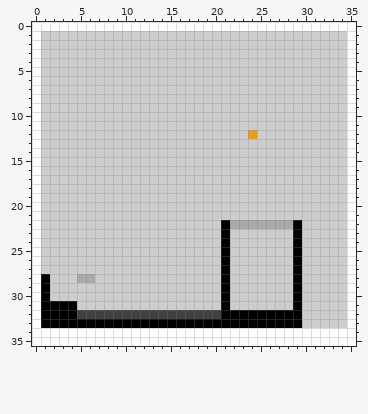
Edited in one commit: pixel-art sprite (AridArnold/Content/Campaigns/MainCampaign/Levels/0113.png). This is how it looked before the edit.
The file is 36x36 pixels.
Now the later version:
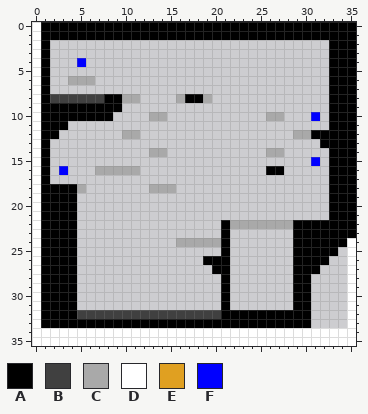
Palette (. is transparent): A #000000  B #404040  C #a9a9a9  D #ffffff  E #e0a021  F #0000ff
From old to new:
@@ x 0..35 @@
- 0 DDDDDDDDDDDDDDDDDDDDDDDDDDDDDDDDDDDD
- 1 D..................................D
- 2 D..................................D
- 3 D..................................D
- 4 D..................................D
- 5 D..................................D
- 6 D..................................D
- 7 D..................................D
- 8 D..................................D
- 9 D..................................D
-10 D..................................D
-11 D..................................D
-12 D.......................E..........D
-13 D..................................D
-14 D..................................D
-15 D..................................D
-16 D..................................D
-17 D..................................D
-18 D..................................D
-19 D..................................D
-20 D..................................D
-21 D..................................D
-22 D....................ACCCCCCCA.....D
-23 D....................A.......A.....D
-24 D....................A.......A.....D
-25 D....................A.......A.....D
-26 D....................A.......A.....D
-27 D....................A.......A.....D
-28 DA...CC..............A.......A.....D
-29 DA...................A.......A.....D
-30 DA...................A.......A.....D
-31 DAAAA................A.......A.....D
-32 DAAAABBBBBBBBBBBBBBBBAAAAAAAAA.....D
-33 DAAAAAAAAAAAAAAAAAAAAAAAAAAAAA.....D
+ 0 DAAAAAAAAAAAAAAAAAAAAAAAAAAAAAAAAAAA
+ 1 DAAAAAAAAAAAAAAAAAAAAAAAAAAAAAAAAAAA
+ 2 DA...............................AAA
+ 3 DA...............................AAA
+ 4 DA...F...........................AAA
+ 5 DA...............................AAA
+ 6 DA..CCC..........................AAA
+ 7 DA...............................AAA
+ 8 DABBBBBBAACC....CAAC.............AAA
+ 9 DAAAAAAAAA.......................AAA
+10 DAAAAAAAA....CC...........CC...F.AAA
+11 DAAA.............................AAA
+12 DAA.......CC.................CCAAAAA
+13 DA..............................AAAA
+14 DA...........CC...........CC.....AAA
+15 DA.............................F.AAA
+16 DA.F...CCCCC..............AA.....AAA
+17 DA...............................AAA
+18 DAAAAC.......CCC.................AAA
+19 DAAAA............................AAA
+20 DAAAA............................AAA
+21 DAAAA............................AAA
+22 DAAAA................ACCCCCCCAAAAAAA
+23 DAAAA................A.......AAAAAAA
+24 DAAAA...........CCCCCA.......AAAAAAD
+25 DAAAA................A.......AAAAA.D
+26 DAAAA..............AAA.......AAAA..D
+27 DAAAA...............AA.......AAA...D
+28 DAAAA................A.......AA....D
+29 DAAAA................A.......AA....D
+30 DAAAA................A.......AA....D
+31 DAAAA................A.......AA....D
+32 DAAAABBBBBBBBBBBBBBBBAAAAAAAAAA....D
+33 DAAAAAAAAAAAAAAAAAAAAAAAAAAAAAA....D
 34 DDDDDDDDDDDDDDDDDDDDDDDDDDDDDDDDDDDD
Boxes around the changes in both pictures, in picture pixels (x1, y1, x2, y2):
changed: (41, 22, 356, 328)
